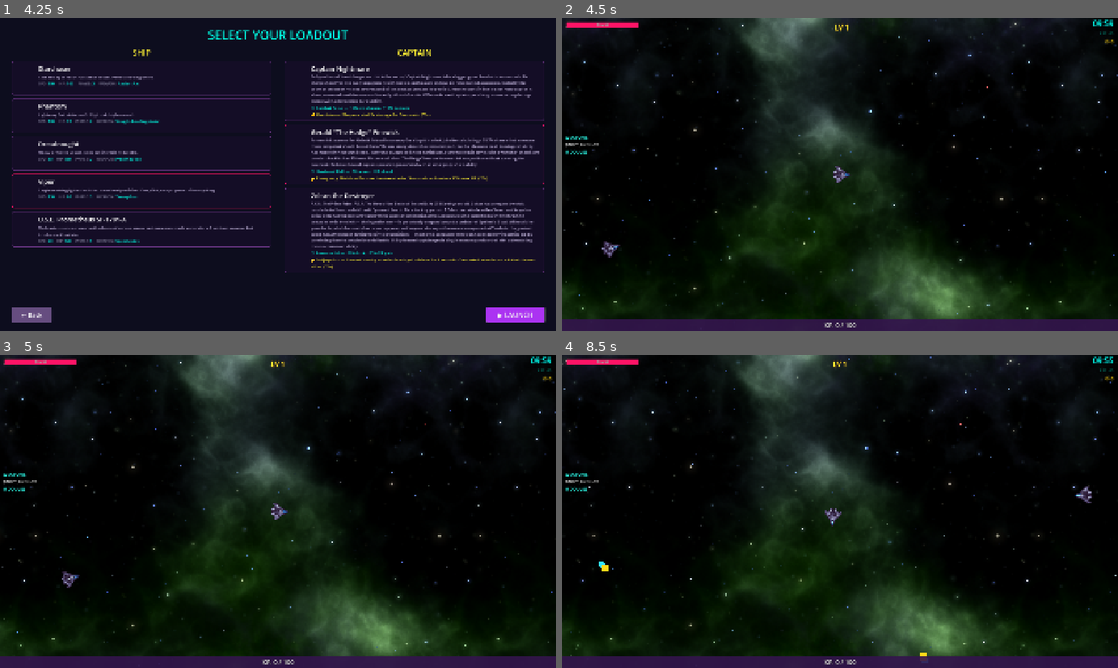
Above: before the commit, frames 1-4 (two rows, left to right).
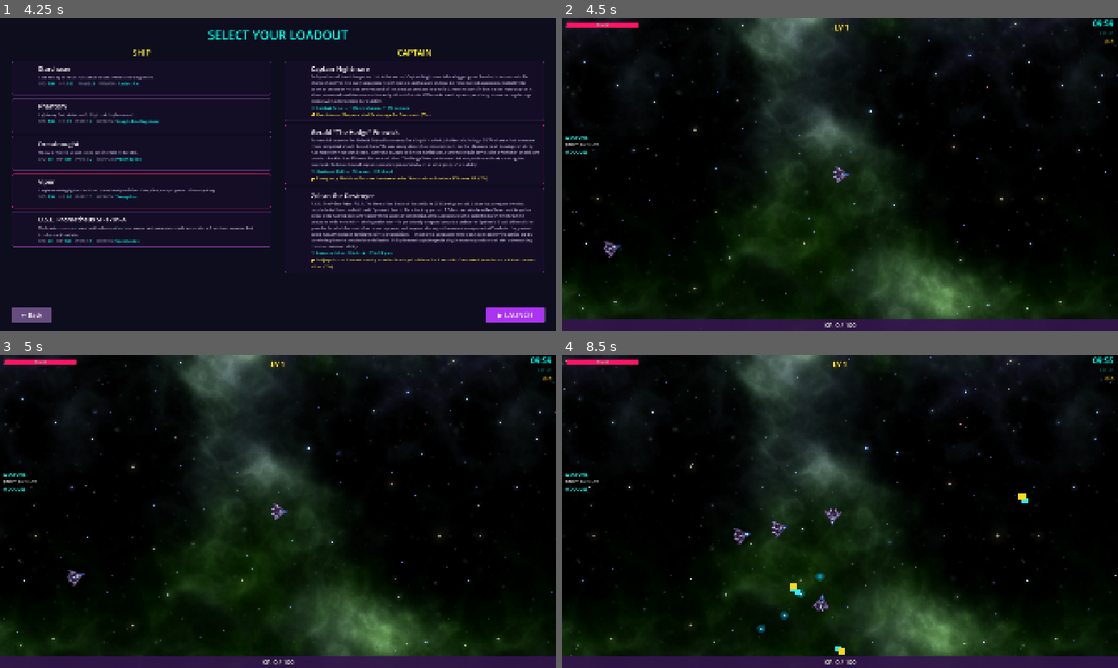
Above: after the commit, the same moments.

Repository: chalkbluffone/voidrift
Game: Godot game, scene res://scenes/ui/main_menu.tscn
The game is run twice, just before and just after one commit, with the same random seed, the same clock (stepped at 60 frames per second) and the same inputs.
Inputs (mouse positions are in pixels of both pictures, inside the frame that each line leads up to):
- Up to frame 1 (4.25 s): click "▶ Play" at 0.5 s; click "← Back" at 1.25 s; click "▶ Play" at 2 s; move the mouse to (400, 158) at 2.77 s; hold Right (ui_right) 2.78-3.5 s; hold Q (captain_ability) 2.78-3.5 s; click (400, 158) at 2.92 s; tap Enter (ui_accept) at 3.5 s; drag from (166, 190) to (250, 237) at 3.52 s
- Up to frame 2 (4.5 s): click "▶ LAUNCH" at 4.25 s
- Up to frame 3 (5 s): no input
- Up to frame 4 (8.5 s): move the mouse to (895, 442) at 5.02 s; hold Right (ui_right) 5.03-5.75 s; hold Space (phase_shift) 5.03-5.75 s; drag from (812, 574) to (573, 570) at 5.77 s; move the mouse to (1006, 558) at 6.52 s; hold Left (ui_left) 6.53-7.25 s; hold Space (phase_shift) 6.53-7.25 s; tap 2 at 6.6 s; tap Enter (ui_accept) at 6.77 s; drag from (673, 464) to (856, 627) at 7.27 s; move the mouse to (867, 511) at 8.02 s; hold Down (ui_down) from 8.03 s (still down); hold Space (phase_shift) from 8.03 s (still down); tap R at 8.1 s; click (867, 511) at 8.17 s

Frame 1 is identical in both runs. In frame 2, less than 0.1% of the frame differs, in the area x 7-11%, y 71-76%; in frame 3, 0.1%; in frame 4, 0.7%, in the area x 6-96%, y 42-97%.

Commit message:
Refactor player stats, enemy definitions, and ship upgrades; enhance enemy spawning and HUD timer functionality

Diff:
--- a/data/base_player_stats.json
+++ b/data/base_player_stats.json
@@ -1,47 +1,41 @@
 {
-  "$schema": "voidrift-base-player-stats-schema",
-  "_comment": "Universal default player stats. Characters inherit these and override only what differs. Loaded by DataLoader and used as the base layer in StatsComponent.",
-
-  "_section_defensive": "--- Ship Stats (Defensive) ---",
-  "max_hp": 100,
-  "hp_regen": 5,
-  "overheal": 0,
-  "shield": 0,
-  "armor": 0,
-  "evasion": 0,
-  "lifesteal": 0,
-  "hull_shock": 0,
-
-  "_section_offensive": "--- Weapon Stats (Offensive) ---",
-  "damage": 1.0,
-  "crit_chance": 1,
-  "crit_damage": 2.0,
-  "attack_speed": 1.0,
-  "projectile_count": 0,
-  "projectile_bounces": 0,
-
-  "_section_scaling": "--- Scaling ---",
-  "size": 1.0,
-  "projectile_speed": 1.0,
-  "duration": 1.0,
-  "damage_to_elites": 1.0,
-  "knockback": 1.0,
-  "movement_speed": 1.0,
-
-  "_section_phase_shift": "--- Phase Shift ---",
-  "extra_phase_shifts": 0,
-  "phase_shift_distance": 250,
-
-  "_section_meta": "--- Meta ---",
-  "luck": 0,
-  "difficulty": 0,
-
-  "_section_economy": "--- Economy & Drops ---",
-  "pickup_range": 1.0,
-  "xp_gain": 1.0,
-  "credits_gain": 1.0,
-  "stardust_gain": 1.0,
-  "elite_spawn_rate": 1.0,
-  "powerup_multiplier": 1.0,
-  "powerup_drop_chance": 1.0
+	"$schema": "voidrift-base-player-stats-schema",
+	"_comment": "Universal default player stats. Characters inherit these and override only what differs. Loaded by DataLoader and used as the base layer in StatsComponent.",
+	"_section_defensive": "--- Ship Stats (Defensive) ---",
+	"max_hp": 100.0,
+	"hp_regen": 5.0,
+	"overheal": 0.0,
+	"shield": 0.0,
+	"armor": 0.0,
+	"evasion": 0.0,
+	"lifesteal": 0.0,
+	"hull_shock": 0.0,
+	"_section_offensive": "--- Weapon Stats (Offensive) ---",
+	"damage": 1.0,
+	"crit_chance": 1.0,
+	"crit_damage": 2.0,
+	"attack_speed": 1.0,
+	"projectile_count": 0.0,
+	"projectile_bounces": 0.0,
+	"_section_scaling": "--- Scaling ---",
+	"size": 1.0,
+	"projectile_speed": 1.0,
+	"duration": 1.0,
+	"damage_to_elites": 1.0,
+	"knockback": 1.0,
+	"movement_speed": 1.0,
+	"_section_phase_shift": "--- Phase Shift ---",
+	"extra_phase_shifts": 0.0,
+	"phase_shift_distance": 250.0,
+	"_section_meta": "--- Meta ---",
+	"luck": 0.0,
+	"difficulty": 0.0,
+	"_section_economy": "--- Economy & Drops ---",
+	"pickup_range": 1.0,
+	"xp_gain": 1.0,
+	"credits_gain": 1.0,
+	"stardust_gain": 1.0,
+	"elite_spawn_rate": 1.0,
+	"powerup_multiplier": 1.0,
+	"powerup_drop_chance": 1.0
 }
--- a/data/enemies.json
+++ b/data/enemies.json
@@ -1,22 +1,23 @@
 {
-  "$schema": "voidrift-enemies-schema",
-  "_comment": "Enemy definitions. Spawn weights determine frequency in waves. Only enemies with existing scenes are listed here.",
-
-  "drone": {
-	"id": "drone",
-	"name": "Drone",
-	"description": "Basic enemy that chases the player",
-	"scene": "res://scenes/enemies/base_enemy.tscn",
-	"base_stats": {
-	  "hp": 10,
-	  "damage": 5,
-	  "speed": 100,
-	  "xp_value": 1,
-	  "credits_value": 1
-	},
-	"behavior": "chase",
-	"spawn_weight": 100,
-	"min_difficulty": 0,
-	"tags": ["basic"]
-  }
+	"$schema": "voidrift-enemies-schema",
+	"_comment": "Enemy definitions. Spawn weights determine frequency in waves. Only enemies with existing scenes are listed here.",
+	"drone": {
+		"id": "drone",
+		"name": "Drone",
+		"description": "Basic enemy that chases the player",
+		"scene": "res://scenes/enemies/base_enemy.tscn",
+		"base_stats": {
+			"hp": 25.0,
+			"damage": 8.0,
+			"speed": 120.0,
+			"xp_value": 1.0,
+			"credits_value": 1.0
+		},
+		"behavior": "chase",
+		"spawn_weight": 100.0,
+		"min_difficulty": 0.0,
+		"tags": [
+			"basic"
+		]
+	}
 }
--- a/data/ship_upgrades.json
+++ b/data/ship_upgrades.json
@@ -35,6 +35,23 @@
 			"legendary": 1.0
 		}
 	},
+	"burst_capacitor": {
+		"id": "burst_capacitor",
+		"name": "Burst Capacitor",
+		"description": "Adds extra projectiles to each volley",
+		"icon": "res://assets/icons/upgrades/burst_capacitor.png",
+		"stat": "projectile_count",
+		"per_level": 1.0,
+		"max_level": 5.0,
+		"unlock_condition": "default",
+		"rarity_weights": {
+			"common": 45.0,
+			"uncommon": 30.0,
+			"rare": 15.0,
+			"epic": 8.0,
+			"legendary": 2.0
+		}
+	},
 	"hull_plating": {
 		"id": "hull_plating",
 		"name": "Hull Plating",
--- a/effects/timmy_gun/timmy_gun.gd
+++ b/effects/timmy_gun/timmy_gun.gd
@@ -159,8 +159,8 @@
 	if bounce_dir.is_zero_approx():
 		bounce_dir = Vector2.RIGHT
 
-	# Spawn a new bounced bullet
-	_spawn_bullet(hit_pos, bounce_dir, bounces_remaining - 1)
+	# Defer spawn to avoid modifying physics state during query flush
+	call_deferred("_spawn_bullet", hit_pos, bounce_dir, bounces_remaining - 1)
 
 
 class _NeonBullet extends Node2D:
--- a/globals/game_config.gd
+++ b/globals/game_config.gd
@@ -12,24 +12,35 @@
 # =============================================================================
 # ENEMIES
 # =============================================================================
-const ENEMY_BASE_SPEED: float = 100.0  # % of player base speed
-const ENEMY_SPEED_PER_LEVEL: float = 3.5  # Speed increase per player level
-const ENEMY_HP_SCALE_PER_MINUTE: float = 0.4  # +40% HP per minute
-const ENEMY_DAMAGE_SCALE_PER_MINUTE: float = 0.2  # +20% damage per minute
-const ENEMY_XP_SCALE_PER_MINUTE: float = 0.1  # +10% XP value per minute
+const ENEMY_BASE_SPEED: float = 120.0  # Base movement speed
+const ENEMY_SPEED_PER_LEVEL: float = 4.0  # Speed increase per player level
+
+# Enemy damage scales linearly — manageable with HP/armor/evasion upgrades
+const ENEMY_DAMAGE_SCALE_PER_MINUTE: float = 0.35  # +35% damage per minute (linear)
+
+# Enemy HP scales exponentially — forces multiplicative damage stacking
+# Formula: hp_mult = ENEMY_HP_BASE_MULT * pow(ENEMY_HP_GROWTH_RATE, minutes)
+# At 1min ≈ 1.7x, 3min ≈ 4.9x, 6min ≈ 24x, 9min ≈ 118x, 12min ≈ 580x
+const ENEMY_HP_BASE_MULT: float = 1.0
+const ENEMY_HP_GROWTH_RATE: float = 1.7  # Exponential base per minute
+
+# XP/credit rewards scale to match difficulty
+const ENEMY_XP_SCALE_PER_MINUTE: float = 0.35  # +35% XP value per minute
 
 # =============================================================================
 # SPAWNING
 # =============================================================================
 const SPAWN_RADIUS_MIN: float = 400.0
 const SPAWN_RADIUS_MAX: float = 600.0
-const BASE_SPAWN_RATE: float = 0.5  # Enemies per second at start
-const SPAWN_RATE_GROWTH: float = 0.4  # Additional enemies per second per minute
+const BASE_SPAWN_RATE: float = 1.5  # Enemies per second at start
+const SPAWN_RATE_GROWTH: float = 0.6  # Additional enemies/sec per minute
+const SPAWN_BATCH_MIN_MINUTE: float = 1.5  # Minutes before batch spawns begin
+const SPAWN_BATCH_SIZE_PER_MINUTE: float = 0.75  # Extra enemies per batch per minute
 
 # =============================================================================
 # PICKUPS
 # =============================================================================
-const PICKUP_MAGNET_RADIUS: float = 40.0  # How close player needs to be to attract pickups
+const PICKUP_MAGNET_RADIUS: float = 150.0  # Base pixel radius to attract pickups (multiplied by pickup_range stat)
 const PICKUP_MAGNET_SPEED: float = 400.0  # Max speed pickups move toward player
 const PICKUP_MAGNET_ACCELERATION: float = 800.0  # How fast pickups accelerate
 
--- a/globals/progression_manager.gd
+++ b/globals/progression_manager.gd
@@ -9,9 +9,10 @@
 signal stardust_changed(amount: int)
 signal xp_changed(current: float, required: float, level: int)
 
-# --- XP Scaling ---
-const XP_BASE: float = 8.0
-const XP_GROWTH: float = 2.0  # Each level needs 2x more XP (8, 16, 32, …)
+# --- XP Scaling (logarithmic cumulative) ---
+# Level = floor(2 + log(Exp / BaseLevelCost) / log(Multiplier))
+const XP_BASE: float = 8.0       ## Cumulative XP cost to reach level 2
+const XP_GROWTH: float = 1.2     ## Multiplier between successive level thresholds
 
 # --- Loadout Limits ---
 const MAX_WEAPON_SLOTS: int = 4
@@ -29,7 +30,24 @@
 
 # --- XP & Leveling ---
 
-## Add XP and check for level up.
+## Cumulative XP threshold to reach a given level.
+## Level 1 = 0, level 2 = XP_BASE, level 3 = XP_BASE * XP_GROWTH, etc.
+func _xp_threshold(level: int) -> float:
+	if level <= 1:
+		return 0.0
+	return XP_BASE * pow(XP_GROWTH, float(level - 2))
+
+
+## Emit XP progress relative to current level boundaries (for HUD bar).
+func _emit_xp_changed() -> void:
+	var current_threshold: float = _xp_threshold(RunManager.run_data.level)
+	var next_threshold: float = _xp_threshold(RunManager.run_data.level + 1)
+	var xp_in_level: float = RunManager.run_data.xp - current_threshold
+	var xp_for_level: float = next_threshold - current_threshold
+	xp_changed.emit(xp_in_level, xp_for_level, RunManager.run_data.level)
+
+
+## Add XP (cumulative) and check for level ups.
 func add_xp(amount: float) -> void:
 	var player: Node = RunManager.get_player()
 	var xp_mult: float = 1.0
@@ -40,19 +58,18 @@
 	RunManager.run_data.xp += actual_xp
 	RunManager.run_data.xp_collected += actual_xp
 
-	xp_changed.emit(RunManager.run_data.xp, RunManager.run_data.xp_required, RunManager.run_data.level)
+	# Check for level ups based on cumulative XP thresholds
+	while RunManager.run_data.xp >= _xp_threshold(RunManager.run_data.level + 1):
+		_level_up()
 
-	# Check level up
-	while RunManager.run_data.xp >= RunManager.run_data.xp_required:
-		_level_up()
+	_emit_xp_changed()
 
 
 func _level_up() -> void:
-	RunManager.run_data.xp -= RunManager.run_data.xp_required
 	RunManager.run_data.level += 1
-	RunManager.run_data.xp_required = XP_BASE * pow(XP_GROWTH, RunManager.run_data.level - 1)
+	RunManager.run_data.xp_required = _xp_threshold(RunManager.run_data.level + 1)
 
-	FileLogger.log_info("ProgressionManager", "LEVEL UP! Now level %d" % RunManager.run_data.level)
+	FileLogger.log_info("ProgressionManager", "LEVEL UP! Now level %d (next threshold: %.0f)" % [RunManager.run_data.level, RunManager.run_data.xp_required])
 
 	# Generate upgrade options via UpgradeService
 	var upgrades: Array = UpgradeService.generate_level_up_options()
--- a/scripts/combat/weapon_component.gd
+++ b/scripts/combat/weapon_component.gd
@@ -289,29 +289,32 @@
 		return
 	var config: Dictionary = WeaponDataFlattener.flatten(data).flat
 
+	# --- Stat scaling (applies to ALL area weapons) ---
+	var global_size_mult: float = 1.0
+	var global_duration_mult: float = 1.0
+	if stats_component:
+		global_size_mult = stats_component.get_stat(StatsComponentScript.STAT_SIZE)
+		global_duration_mult = stats_component.get_stat(StatsComponentScript.STAT_DURATION)
+
+	var weapon_damage_flat: float = _inventory.get_weapon_flat(weapon_id, StatsComponentScript.STAT_DAMAGE)
+	var weapon_damage_mult: float = _inventory.get_weapon_mult(weapon_id, StatsComponentScript.STAT_DAMAGE)
+	var base_damage: float = float(config.get("damage", 10.0))
+	config["damage"] = (base_damage + weapon_damage_flat) * (1.0 + weapon_damage_mult)
+
+	var weapon_size_mult: float = _inventory.get_weapon_mult(weapon_id, StatsComponentScript.STAT_SIZE)
+	var base_size: float = float(config.get("size", 90.0))
+	config["size"] = maxf(8.0, base_size * global_size_mult * (1.0 + weapon_size_mult))
+
+	var weapon_duration_flat: float = _inventory.get_weapon_flat(weapon_id, StatsComponentScript.STAT_DURATION)
+	var weapon_duration_mult: float = _inventory.get_weapon_mult(weapon_id, StatsComponentScript.STAT_DURATION)
+	var base_duration: float = float(config.get("duration", 3.0))
+	if base_duration > 0.0:
+		config["duration"] = maxf(0.15, (base_duration + weapon_duration_flat) * (global_duration_mult * (1.0 + weapon_duration_mult)))
+
+	# Tothian Mines: also scale trigger_radius
 	if weapon_id == "tothian_mines":
-		var global_size_mult: float = 1.0
-		var global_duration_mult: float = 1.0
-		if stats_component:
-			global_size_mult = stats_component.get_stat(StatsComponentScript.STAT_SIZE)
-			global_duration_mult = stats_component.get_stat(StatsComponentScript.STAT_DURATION)
-
-		var weapon_damage_flat: float = _inventory.get_weapon_flat(weapon_id, StatsComponentScript.STAT_DAMAGE)
-		var weapon_damage_mult: float = _inventory.get_weapon_mult(weapon_id, StatsComponentScript.STAT_DAMAGE)
-		var base_damage: float = float(config.get("damage", 10.0))
-		config["damage"] = (base_damage + weapon_damage_flat) * (1.0 + weapon_damage_mult)
-
-		var weapon_size_mult: float = _inventory.get_weapon_mult(weapon_id, StatsComponentScript.STAT_SIZE)
-		var base_size: float = float(config.get("size", 92.0))
-		config["size"] = maxf(8.0, base_size * global_size_mult * (1.0 + weapon_size_mult))
-
 		var base_trigger_radius: float = float(config.get("trigger_radius", 52.0))
 		config["trigger_radius"] = maxf(8.0, base_trigger_radius * global_size_mult * (1.0 + weapon_size_mult))
-
-		var weapon_duration_flat: float = _inventory.get_weapon_flat(weapon_id, StatsComponentScript.STAT_DURATION)
-		var weapon_duration_mult: float = _inventory.get_weapon_mult(weapon_id, StatsComponentScript.STAT_DURATION)
-		var base_duration: float = float(config.get("duration", 3.0))
-		config["duration"] = maxf(0.15, (base_duration + weapon_duration_flat) * (global_duration_mult * (1.0 + weapon_duration_mult)))
 
 	var spawner: Object = _spawners.get_or_create_spawner(weapon_id, data, get_tree().current_scene)
 	if spawner and spawner.has_method("spawn"):
--- a/scripts/player/ship.gd
+++ b/scripts/player/ship.gd
@@ -70,13 +70,11 @@
 	if config:
 		_base_speed = config.PLAYER_BASE_SPEED
 
-	# Set pickup range from config (skip in test mode)
+	# Set pickup range from config * pickup_range stat (skip in test mode)
 	if not test_mode:
-		var pickup_range: Area2D = get_node_or_null("PickupRange")
-		if pickup_range and config:
-			var shape: CollisionShape2D = pickup_range.get_node_or_null("PickupRangeShape")
-			if shape and shape.shape is CircleShape2D:
-				(shape.shape as CircleShape2D).radius = config.PICKUP_MAGNET_RADIUS
+		_update_pickup_range()
+		if stats:
+			stats.stat_changed.connect(_on_stat_changed)
 
 	# Register with GameManager (skip in test mode)
 	if not test_mode and GameManager:
@@ -179,6 +177,33 @@
 func _setup_default_weapons() -> void:
 	# Default weapon for testing (when running world scene directly)
 	weapons.equip_weapon("radiant_arc")
+
+
+## Recalculate the PickupRange collision shape radius from config base * stat multiplier.
+func _update_pickup_range() -> void:
+	var config: Node = get_node_or_null("/root/GameConfig")
+	var pickup_area: Area2D = get_node_or_null("PickupRange")
+	if not pickup_area or not config:
+		if FileLogger:
+			FileLogger.log_warn("Ship", "_update_pickup_range: missing config or PickupRange node")
+		return
+	var shape: CollisionShape2D = pickup_area.get_node_or_null("PickupRangeShape")
+	if not shape or not shape.shape is CircleShape2D:
+		if FileLogger:
+			FileLogger.log_warn("Ship", "_update_pickup_range: missing PickupRangeShape or not CircleShape2D")
+		return
+	var multiplier: float = 1.0
+	if stats:
+		multiplier = stats.get_stat(StatsComponentScript.STAT_PICKUP_RANGE)
+	var new_radius: float = config.PICKUP_MAGNET_RADIUS * multiplier
+	(shape.shape as CircleShape2D).radius = new_radius
+	if FileLogger:
+		FileLogger.log_info("Ship", "PickupRange radius set to %.1f (base=%.1f * mult=%.2f)" % [new_radius, config.PICKUP_MAGNET_RADIUS, multiplier])
+
+
+func _on_stat_changed(stat_name: String, _old_value: float, _new_value: float) -> void:
+	if stat_name == StatsComponentScript.STAT_PICKUP_RANGE:
+		_update_pickup_range()
 
 
 func _physics_process(delta: float) -> void:
--- a/scripts/systems/enemy_spawner.gd
+++ b/scripts/systems/enemy_spawner.gd
@@ -25,7 +25,9 @@
 
 	_spawn_timer -= delta
 	if _spawn_timer <= 0:
-		_spawn_enemy()
+		var batch_size: int = _get_batch_size()
+		for i: int in range(batch_size):
+			_spawn_enemy()
 		_spawn_timer = _get_spawn_interval()
 
 
@@ -38,7 +40,16 @@
 func _get_spawn_interval() -> float:
 	var time_minutes: float = GameManager.run_data.time_elapsed / 60.0
 	var current_rate: float = GameConfig.BASE_SPAWN_RATE + (GameConfig.SPAWN_RATE_GROWTH * time_minutes)
-	return 1.0 / current_rate
+	return 1.0 / maxf(current_rate, 0.1)
+
+
+## How many enemies spawn per tick. Starts at 1, grows after SPAWN_BATCH_MIN_MINUTE.
+func _get_batch_size() -> int:
+	var time_minutes: float = GameManager.run_data.time_elapsed / 60.0
+	if time_minutes < GameConfig.SPAWN_BATCH_MIN_MINUTE:
+		return 1
+	var extra_minutes: float = time_minutes - GameConfig.SPAWN_BATCH_MIN_MINUTE
+	return 1 + int(extra_minutes * GameConfig.SPAWN_BATCH_SIZE_PER_MINUTE)
 
 
 func _spawn_enemy() -> void:
@@ -56,7 +67,10 @@
 
 	# Scale enemy stats based on time
 	var time_minutes: float = GameManager.run_data.time_elapsed / 60.0
-	var hp_mult: float = 1.0 + (time_minutes * GameConfig.ENEMY_HP_SCALE_PER_MINUTE)
+
+	# HP scales exponentially — requires multiplicative damage stacking to keep up
+	var hp_mult: float = GameConfig.ENEMY_HP_BASE_MULT * pow(GameConfig.ENEMY_HP_GROWTH_RATE, time_minutes)
+	# Damage scales linearly — manageable with defensive stats
 	var damage_mult: float = 1.0 + (time_minutes * GameConfig.ENEMY_DAMAGE_SCALE_PER_MINUTE)
 
 	enemy.max_hp *= hp_mult
--- a/scripts/ui/hud.gd
+++ b/scripts/ui/hud.gd
@@ -199,16 +199,34 @@
 
 
 func _update_timer(time_remaining: float) -> void:
-	var total_seconds: int = int(max(0, time_remaining))
-	var minutes: int = int(total_seconds / 60.0)
-	var seconds: int = total_seconds % 60
-	timer_label.text = "%02d:%02d" % [minutes, seconds]
-
-	# Flash red when low on time
-	if time_remaining <= 60.0:
-		timer_label.modulate = Color(1.0, 0.3, 0.3, 1.0)
+	if time_remaining > 0.0:
+		# Normal countdown
+		var total_seconds: int = int(time_remaining)
+		var minutes: int = int(total_seconds / 60.0)
+		var seconds: int = total_seconds % 60
+		timer_label.text = "%02d:%02d" % [minutes, seconds]
+
+		# Flash red when low on time (last 60s)
+		if time_remaining <= 60.0:
+			timer_label.modulate = Color(1.0, 0.3, 0.3, 1.0)
+		else:
+			timer_label.modulate = Color.WHITE
 	else:
-		timer_label.modulate = Color.WHITE
+		# Overtime: count up from 0
+		var overtime: float = absf(time_remaining)
+		var total_seconds: int = int(overtime)
+		var minutes: int = int(total_seconds / 60.0)
+		var seconds: int = total_seconds % 60
+		timer_label.text = "+%02d:%02d" % [minutes, seconds]
+
+		if overtime >= 120.0:
+			# 2+ minutes overtime → red
+			timer_label.modulate = Color(1.0, 0.3, 0.3, 1.0)
+		elif overtime >= 60.0:
+			# 1+ minute overtime → orange
+			timer_label.modulate = Color(1.0, 0.6, 0.1, 1.0)
+		else:
+			timer_label.modulate = Color.WHITE
 
 
 # --- Signal Handlers ---
